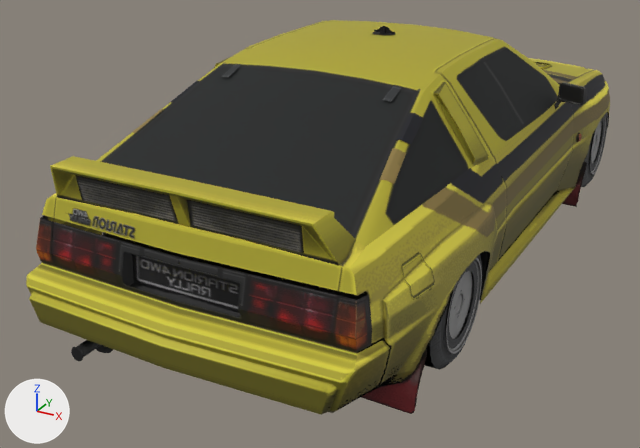
One commit to the glTF model dealership/public/gran-turismo-4/previews/mits0021.glb: the scene before it, then after it.
Camera for both pictures: a 50 mm camera at (1.9, -4.4, 2.11) aimed at (-0.27, -0.45, 0.13). The lights are fixed; the arrows at lower left show +X, +Y and +Z. The picture after the commit comes second. Vertices at exactly the same position are counted once.

Objects in the first picture: 'body', 'tire_front_left', 'wheel_front_left', 'wheel_rear_left' and 1 more.
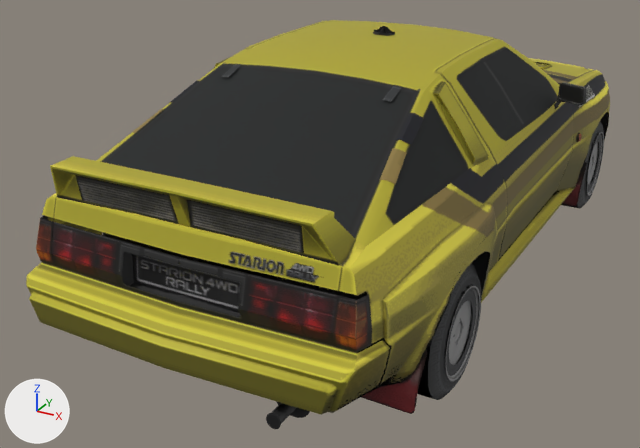
Patch to the scene script:
```diff
--- a/dealership/public/gran-turismo-4/previews/mits0021.glb.py
+++ b/dealership/public/gran-turismo-4/previews/mits0021.glb.py
@@ me_body @@
 # used by ob_body; location = (0.0, 0.0, 0.0)
-me_body.from_pydata(...)  # 2451 vertices, 3415 faces; spans x -0.93..0.93, y -2.18..1.98, z -0.03..1.22
+me_body.from_pydata(...)  # 2453 vertices, 3415 faces; spans x -0.93..0.93, y -2.18..1.98, z -0.03..1.22
+# me_body part 1: the loose piece of 8 vertices spanning x -0.5..-0.44, y -2.14..-1.88, z 0.13..0.19 is mirrored in x about the mesh origin
+# me_body part 2: the loose piece of 6 vertices spanning x -0.85..-0.75, y 0.62..1.32, z 0.6..0.76 is mirrored in x about the mesh origin
+# me_body part 3: the loose piece of 8 vertices spanning x 0.73..0.86, y -1.89..-1.53, z 0.54..0.75 is mirrored in x about the mesh origin
+# me_body part 4: 6 loose pieces with 260 vertices, spanning x -0.83..0.83, y -2.14..-1.29, z 0.09..0.74, are deleted
+# me_body part 5: 12 vertices moved within x -0.85..0.85, y 1.32..1.96, z 0.14..0.62; 69 vertices removed from x -0.86..0.85, y 0.91..1.96, z 0.13..0.62; 69 vertices added at x -0.85..0.86, y 0.91..1.96, z 0.13..0.62
+# me_body part 6: 6 vertices removed from x -0.87..0.86, y -1.65..-0.93, z 0.13..0.54; 6 vertices added at x -0.86..0.87, y -1.65..-0.93, z 0.13..0.54
+# me_body part 7: 12 vertices added at x 0.37..0.57, y -2.14..-2.01, z 0.09..0.23
+# me_body part 8: 4 vertices added at x 0.21..0.6, y -2.02..-1.98, z 0.68..0.74
+# other edits to the shape of me_body do not show in these pictures
 me_body.materials.append(mat_body_set0_tex0_mask)
@@ me_tire_front @@
 # used by ob_tire_front_left; location = (0.725, -1.218, 0.288)
-me_tire_front.from_pydata(...)  # 120 vertices, 208 faces; spans x -0.112..0.112, y -0.288..0.288, z -0.286..0.286
+me_tire_front.from_pydata(...)  # 120 vertices, 208 faces; spans x -0.112..0.112, y -0.303..0.303, z -0.301..0.301
+# me_tire_front part 9: 120 of 120 vertices moved; they spanned x -0.112..0.112, y -0.288..0.288, z -0.286..0.286 and now span x -0.112..0.112, y -0.303..0.303, z -0.301..0.301; mean shift (0.0, 0.0, 0.0)
 me_tire_front.materials.append(mat_tire_front_set0_tex0_mask)
@@ ob_wheel_front_right @@
 ob_wheel_front_right = bpy.data.objects.new('wheel_front_right', me_wheel_front)
-ob_wheel_front_right.location = (-0.725, -1.218, 0.288)
-ob_wheel_front_right.scale = (-1.0, 1.0, 1.0)
+ob_wheel_front_right.location = (0.725, 1.218, 0.153)
@@ ob_tire_front_right @@
 ob_tire_front_right = bpy.data.objects.new('tire_front_right', me_tire_front)
-ob_tire_front_right.location = (-0.725, -1.218, 0.288)
-ob_tire_front_right.scale = (-1.0, 1.0, 1.0)
+ob_tire_front_right.location = (0.725, 1.218, 0.153)
@@ ob_wheel_rear_right @@
 ob_wheel_rear_right = bpy.data.objects.new('wheel_rear_right', me_wheel_rear)
-ob_wheel_rear_right.location = (-0.73, 1.218, 0.301)
-ob_wheel_rear_right.scale = (-1.0, 1.0, 1.0)
+ob_wheel_rear_right.location = (0.73, -1.218, 0.153)
@@ ob_tire_rear_right @@
 ob_tire_rear_right = bpy.data.objects.new('tire_rear_right', me_tire_rear)
-ob_tire_rear_right.location = (-0.73, 1.218, 0.301)
-ob_tire_rear_right.scale = (-1.0, 1.0, 1.0)
+ob_tire_rear_right.location = (0.73, -1.218, 0.153)
```

What differs and where, as boxes [x1, y1, x2, y2] in the pictures (640 x 448 px; the box of a moved part takes in the faces that stretch with it):
'body', reshaped: before [26, 20, 610, 415]; after [26, 20, 610, 429]
'tire_rear_right', moved, rescaled (not visible before): after [418, 263, 482, 400]
'wheel_rear_right', moved, rescaled (not visible before): after [445, 285, 481, 382]
'tire_front_right', reshaped, moved, rescaled (not visible before): after [561, 121, 604, 209]
'wheel_front_right', moved, rescaled (not visible before): after [586, 131, 604, 196]
part 1 of me_body, moved or reshaped: before [77, 340, 101, 357]; after [271, 403, 297, 423]
part 2 of me_body, moved or reshaped (not visible before): after [579, 85, 595, 108]
part 3 of me_body, moved or reshaped (not visible afterwards): before [401, 252, 435, 299]
part 4 of me_body, deleted (mostly hidden): before [68, 208, 135, 361]
part 5 of me_body, moved or reshaped (mostly hidden): before [516, 107, 608, 182]; after [501, 105, 608, 182]
part 6 of me_body, moved or reshaped: before [357, 251, 489, 387]; after [357, 230, 492, 383]
part 7 of me_body, added: after [266, 401, 310, 429]
part 8 of me_body, added: after [229, 252, 319, 282]
part 9 of me_tire_front, moved or reshaped: before [425, 255, 482, 370]; after [561, 121, 604, 209]
